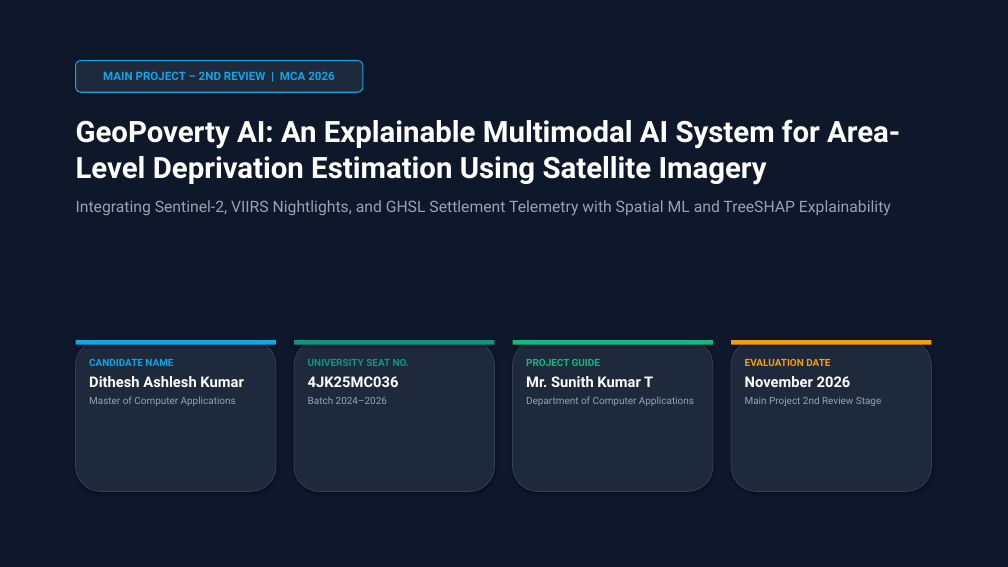
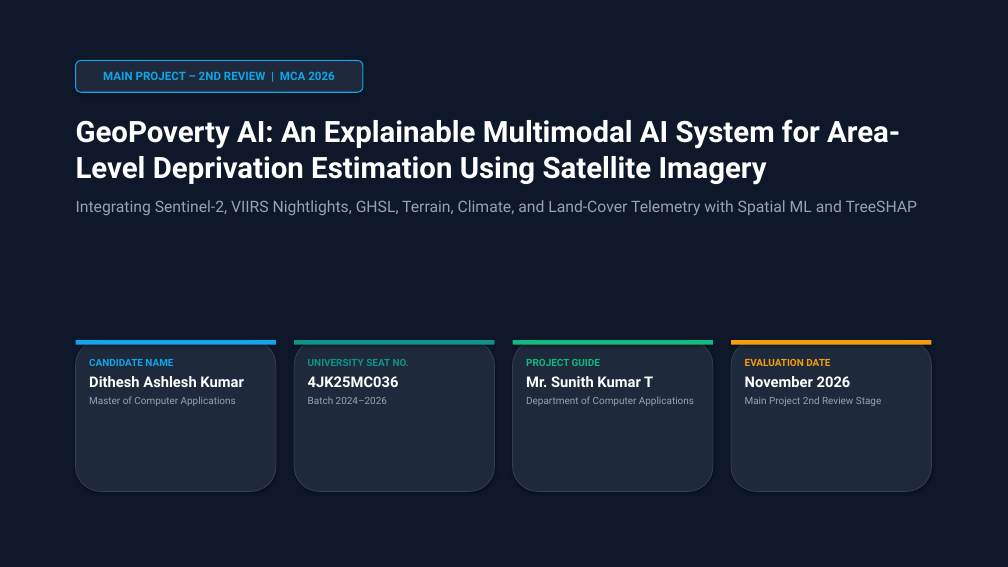
Before and after one commit to ditheshshettigar00-jpg/GeoPovertyAI, a slide deck: slide 1 of GeoPovertyAI_2nd_Review_Presentation.pptx. Drawn at 1008x567 pixels with LibreOffice and Linux fonts; fonts in the diff are those of the drawing. Boxes give left, top, right and bottom in pixels: in the first picture for what was removed or moved away, otherwise in the second. Text is boxed around its words. In the diff, an @@ line names an element or a change of style, - is before the commit and + after.

```diff
--- a/GeoPovertyAI_2nd_Review_Presentation.pptx
+++ b/GeoPovertyAI_2nd_Review_Presentation.pptx
@@ text at bbox=[76, 200, 918, 216]: text changed @@
-Integrating Sentinel-2, VIIRS Nightlights, and GHSL Settlement Telemetry with Spatial ML and TreeSHAP Explainability
+Integrating Sentinel-2, VIIRS Nightlights, GHSL, Terrain, Climate, and Land-Cover Telemetry with Spatial ML and TreeSHAP
```
Also in this commit, not shown: 9 other slides changed, 19 other files.
